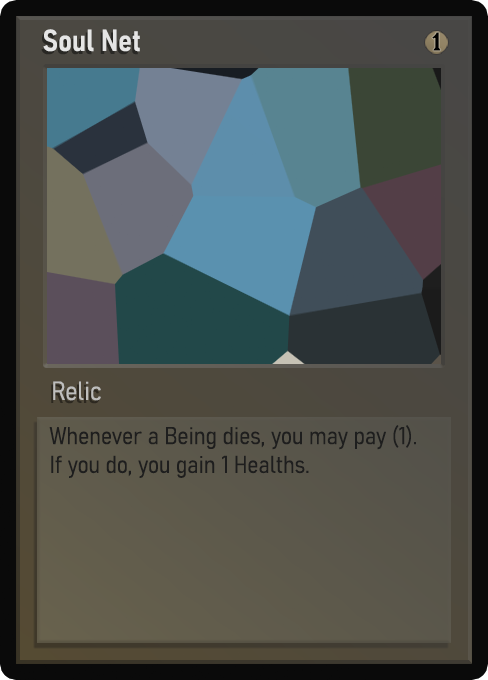
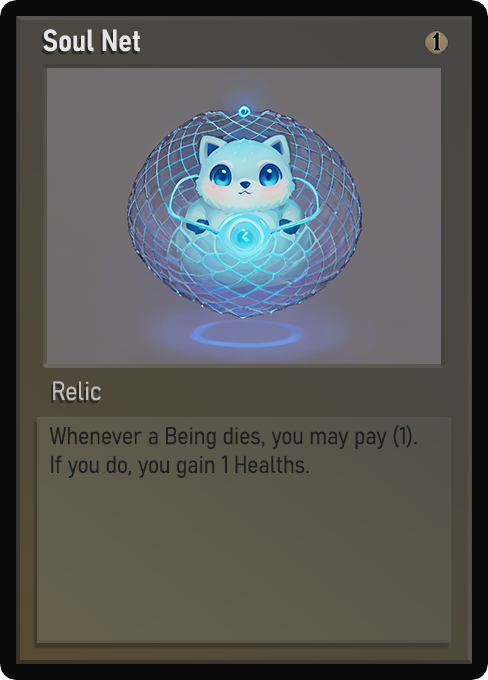
Comparing the layer stacks of the two 488x680 images. Changes:
painted on "Name" over [44, 29, 135, 51]
painted on "Class" over [59, 383, 101, 401]
painted on "Desc_norm" over [70, 425, 417, 478]
painted on "Artwork" over [47, 68, 441, 364]
